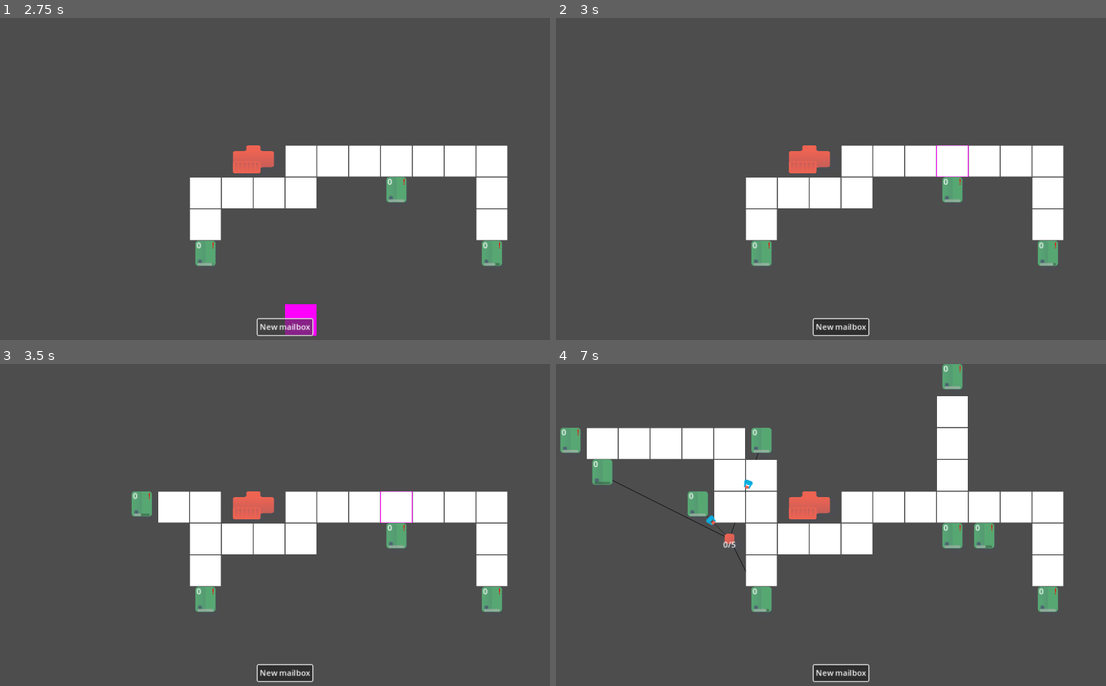
Above: before the commit, frames 1-4 (two rows, left to right).
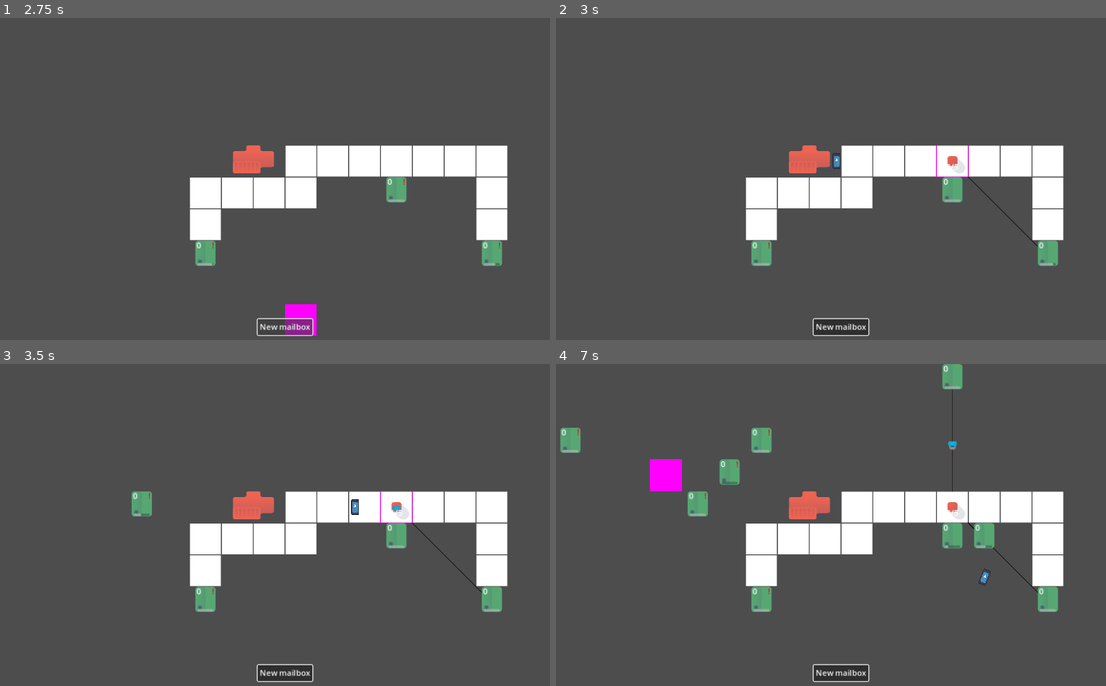
Above: after the commit, the same moments.

Repository: bakkelim/project-postal
Game: Godot game, scene res://scenes/main/main.tscn
The game is run twice, just before and just after one commit, with the same random seed, the same clock (stepped at 60 frames per second) and the same inputs. The engine's default icon, where the game draws it, is replaced by a stand-in: a white triangle on a blue panel in a dark square.
Inputs (mouse positions are in pixels of both pictures, inside the frame that each line leads up to):
- Up to frame 1 (2.75 s): click "New mailbox" at 0.5 s; click "New mailbox" at 1.25 s; click "New mailbox" at 2 s
- Up to frame 2 (3 s): tap Enter at 2.75 s; move the mouse to (968, 162) at 2.77 s; press the mouse at (968, 162) at 2.78 s
- Up to frame 3 (3.5 s): no input
- Up to frame 4 (7 s): move the mouse to (726, 541) at 3.52 s; release the mouse at (726, 541) at 3.53 s; click (726, 541) at 3.6 s; move the mouse to (897, 454) at 4.27 s; press the mouse at (897, 454) at 4.28 s; move the mouse to (814, 589) at 5.02 s; release the mouse at (814, 589) at 5.03 s; click (814, 589) at 5.1 s; move the mouse to (1012, 573) at 5.77 s; press the mouse at (1012, 573) at 5.78 s; move the mouse to (671, 476) at 6.52 s; release the mouse at (671, 476) at 6.53 s; click (671, 476) at 6.6 s

Frame 1 is identical in both runs. In frame 2, 0.2% of the frame differs, in the area x 50-92%, y 42-72%; in frame 3, 1.3%; in frame 4, 7.9%, in the area x 5-92%, y 0-77%.

Commit message:
feat: only place mailbox on road

Diff:
--- a/scenes/managers/building_manager/building_manager.gd
+++ b/scenes/managers/building_manager/building_manager.gd
@@ -18,7 +18,7 @@
 func _process(_delta: float) -> void:
 	if not cursor.visible:
 		return
-	var grid_position := grid_manager.get_mouse_tile_position()
+	var grid_position := grid_manager.get_mouse_cell_position()
 	cursor.global_position = grid_position * GameState.tile_size
 
 
@@ -27,10 +27,10 @@
 		return
 	if not cursor.visible:
 		return
-	if not grid_manager.is_tile_available(grid_manager.get_mouse_tile_position()):
+	if not grid_manager.is_road_cell(grid_manager.get_mouse_cell_position()):
 		return
 
-	var instance := Mailbox.new_instance(grid_manager.get_mouse_tile_position())
+	var instance := Mailbox.new_instance(grid_manager.get_mouse_cell_position())
 	mailbox_root.add_child(instance)
 	cursor.visible = false
 
--- a/scenes/managers/grid_manager/grid_manager.gd
+++ b/scenes/managers/grid_manager/grid_manager.gd
@@ -1,10 +1,12 @@
 class_name GridManager
 extends Node
+
+enum Type { DEFAULT, ROAD }
 
 @export var highlight_tile_map_layer: TileMapLayer
 @export var road_manager: RoadManager
 
-var occupied_tiles: Dictionary = {}
+var occupied_cells: Dictionary = {}
 
 
 func _ready() -> void:
@@ -17,18 +19,23 @@
 	return grid_position
 
 
-func are_tiles_available(tiles: Array[Vector2i]) -> bool:
-	for t in tiles:
-		if not is_tile_available(t):
+func are_cells_available(cells: Array[Vector2i]) -> bool:
+	for c in cells:
+		if not _is_cell_available(c):
 			return false
 	return true
 
 
-func is_tile_available(poistion: Vector2i) -> bool:
-	return not occupied_tiles.has(poistion)
+func is_road_cell(position: Vector2i) -> bool:
+	var cell = occupied_cells.get(position)
+	if not cell:
+		return false
+	if not cell is Type:
+		return false
+	return cell == Type.ROAD
 
 
-func get_mouse_tile_position() -> Vector2i:
+func get_mouse_cell_position() -> Vector2i:
 	var mouse_position := highlight_tile_map_layer.get_global_mouse_position()
 	return position_to_grid(mouse_position)
 
@@ -36,7 +43,7 @@
 func get_random_free_area(size: Vector2i) -> Vector2:
 	var viewpost_size := get_viewport().get_visible_rect().size
 	var has_valid_position := false
-	var random_tile: Vector2i
+	var random_cell: Vector2i
 	var counter := 0
 	while not has_valid_position:
 		if counter >= 5:
@@ -44,12 +51,20 @@
 		var random_x := randi_range(0, int(viewpost_size.x) - (GameState.tile_size * 2))
 		var random_y := randi_range(0, int(viewpost_size.y) - (GameState.tile_size * 2))
 		var random_position := Vector2i(random_x, random_y)
-		random_tile = position_to_grid(random_position)
-		var tile_positions := _get_tile_positions(random_tile, size)
-		has_valid_position = are_tiles_available(tile_positions)
+		random_cell = position_to_grid(random_position)
+		var cell_positions := _get_tile_positions(random_cell, size)
+		has_valid_position = are_cells_available(cell_positions)
 		counter += 1
 
-	return random_tile
+	return random_cell
+
+
+func set_cell_as_occupied(position: Vector2i, type: Type) -> void:
+	occupied_cells[position] = type
+
+
+func _is_cell_available(position: Vector2i) -> bool:
+	return not occupied_cells.has(position)
 
 
 func _get_tile_positions(start_tile: Vector2i, size: Vector2i) -> Array[Vector2i]:
@@ -63,12 +78,8 @@
 
 func _set_area_as_occupied(positions: Array[Vector2i]) -> void:
 	for p in positions:
-		set_tile_as_occupied(p)
+		set_cell_as_occupied(p, Type.DEFAULT)
 		road_manager.set_occupied_cell(p)
-
-
-func set_tile_as_occupied(position: Vector2i) -> void:
-	occupied_tiles[position] = true
 
 
 func _on_building_placed(building_component: BuildingComponent) -> void:
--- a/scenes/managers/road_manager/road_manager.gd
+++ b/scenes/managers/road_manager/road_manager.gd
@@ -9,9 +9,9 @@
 
 
 func _ready() -> void:
-	_astargrid = AStarGrid2D.new()
 	var x: int = floor(1152.0 / GameState.tile_size)
 	var y: int = floor(648.0 / GameState.tile_size)
+	_astargrid = AStarGrid2D.new()
 	_astargrid.region = Rect2i(Vector2i.ZERO, Vector2i(x, y))
 	_astargrid.cell_size = Vector2i(GameState.tile_size, GameState.tile_size)
 	_astargrid.diagonal_mode = AStarGrid2D.DIAGONAL_MODE_NEVER
@@ -33,9 +33,9 @@
 	var from_cell: Vector2i = grid_manager.position_to_grid(from.global_position)
 
 	var path := _find_shortest_path(from_cell)
-	for tile in path:
-		road_tile_map_layer.set_cell(tile, 0, Vector2i.ZERO)
-		grid_manager.set_tile_as_occupied(tile)
+	for c in path:
+		road_tile_map_layer.set_cell(c, 0, Vector2i.ZERO)
+		grid_manager.set_cell_as_occupied(c, GridManager.Type.ROAD)
 
 
 func _get_path_between(from: Vector2i, to: Vector2i) -> Array[Vector2i]:
